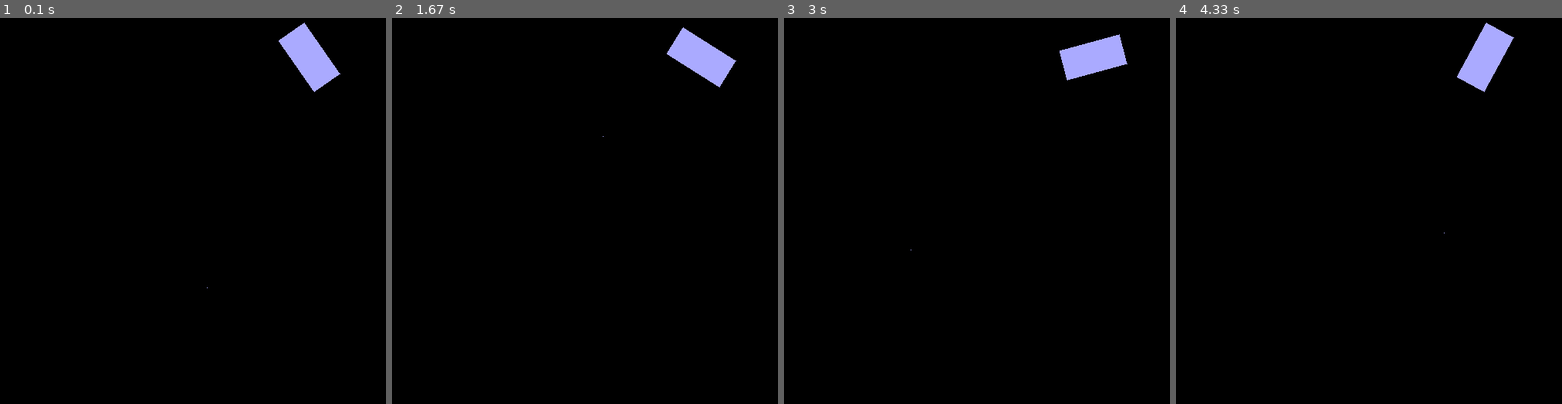
Above: before the commit, frames 1-4 (left to right).
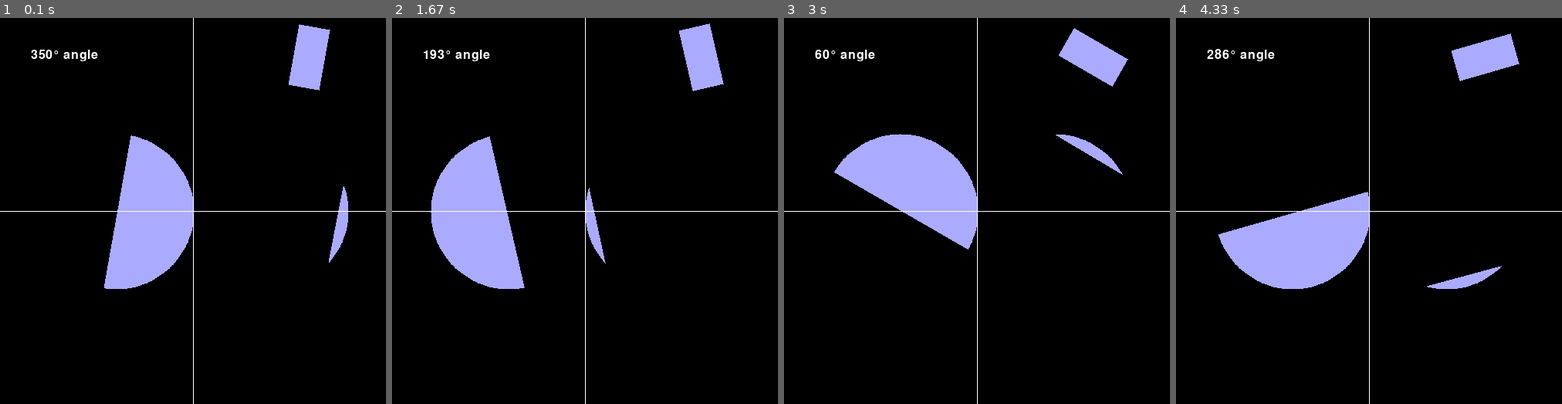
Above: after the commit, the same moments.

Repository: weksoftware/wekoptics
Game: pygame game, started from pygame-test.py
Same seed, same stepped clock (60 frames per second), same inputs: the game is played once before the commit and once after it.
Inputs:
- Up to frame 1 (0.1 s): no input
- Up to frame 2 (1.67 s): no input
- Up to frame 3 (3 s): no input
- Up to frame 4 (4.33 s): no input

The runs differ from the first frame. In frame 1, 8.0% of the frame differs, in the area x 0-100%, y 0-100%; in frame 2, 7.9%; in frame 3, 8.0%; in frame 4, 8.0%.

Commit message:
Добавлено вращение линз, добавлен радиус линз

Diff:
--- a/lib/main.py
+++ b/lib/main.py
@@ -1,6 +1,9 @@
 import math
 
 def angles_summ(a, b):
+    return (a - b) % 360
+
+def angles_diff(a, b):
     return (a - b) % 360
 
 class Circle:
@@ -19,27 +22,34 @@
             #map2d[y][x] = 1
 
 class CircleLens:
-    def __init__(self, x, y, radius, rotation):
+    def __init__(self, x, y, curvate, radius, rotation):
         self.x = x
         self.y = y
         self.radius = radius
+        self.curvate = curvate
         self.rotation = rotation
         self.points = list()
 
     def render(self):
         self.points = list()
-        for i in range(360):
-            rotation = self.rotation
-            x1 = self.x
-            y1 = self.y
-            x2 = math.ceil(self.x + self.radius * math.cos(rotation * math.pi/180))
-            y2 = math.ceil(self.y + self.radius * math.sin(rotation * math.pi/180))
-            x3 = self.x
-            y3 = self.radius + self.y
-            self.points.append({"x":x2, "y":y2})
+        for i in range(1, 180):
 
-            # angle = math.atan2(y3 - y1, x3 - x1) - math.atan2(y2 - y1, x2 - x1)
-            # angle = angle * 180 / math.pi
+            x_s = math.ceil(self.x + self.curvate * math.cos(angles_diff(i, 90) * math.pi/180)) #without rotation
+            y_s = math.ceil(self.y + self.curvate * math.sin(angles_diff(i, 90) * math.pi/180))
+
+            if y_s >= self.y - self.radius and y_s <= self.y + self.radius:
+                x1 = self.x
+                y1 = self.y
+
+                x3 = self.x
+                y3 = self.y - self.curvate
+
+                rotation = angles_summ(angles_diff(i, 90), self.rotation)
+
+                x2 = math.ceil(self.x + self.curvate * math.cos(rotation * math.pi/180))
+                y2 = math.ceil(self.y + self.curvate * math.sin(rotation * math.pi/180))
+
+                self.points.append({"x":x2, "y":y2})
             # if angle > 0 and angle < 180 + self.rotation:
             #     #map2d[x2][y2] = 1
             #     self.points.append({"x":x2, "y":y2})
--- a/pygame-test.py
+++ b/pygame-test.py
@@ -7,8 +7,18 @@
 clock = pygame.time.Clock()
 running = True
 
-circle = wekoptics.CircleLens(x=250, y=250, radius=100, rotation=90)
-rect = wekoptics.Rect(x=400, y=50, w=80, h=40, rotation=45)
+circle = wekoptics.CircleLens(x=150, y=250, radius=100, curvate=100, rotation=0)
+circle2 = wekoptics.CircleLens(x=350, y=250, radius=50, curvate=100, rotation=0)
+rect = wekoptics.Rect(x=400, y=50, w=80, h=40, rotation=0)
+
+font = pygame.font.SysFont(None, 24)
+
+def display_gui(circle):
+    global screen
+    pygame.draw.line(screen, (255, 255, 255), (0, 250), (500, 250))
+    pygame.draw.line(screen, (255, 255, 255), (250, 0), (250, 500))
+    txt = font.render(str(circle.rotation) + "° angle", True, (255, 255,255))
+    screen.blit(txt, (40, 40))
 
 
 while running:
@@ -18,14 +28,18 @@
     screen.fill((0, 0, 0))
 
     circle.rotation = wekoptics.angles_summ(circle.rotation, 1)
+    circle2.rotation = wekoptics.angles_summ(circle.rotation, 1)
     rect.rotation = wekoptics.angles_summ(rect.rotation, 1)
 
     circle.render()
+    circle2.render()
     rect.render()
 
     pygame.draw.polygon(screen, (170, 170, 255), circle.pygame_points())
+    pygame.draw.polygon(screen, (170, 170, 255), circle2.pygame_points())
     pygame.draw.polygon(screen, (170, 170, 255), rect.pygame_points())
 
+    display_gui(circle)
 
     pygame.display.flip()
     clock.tick(100)
